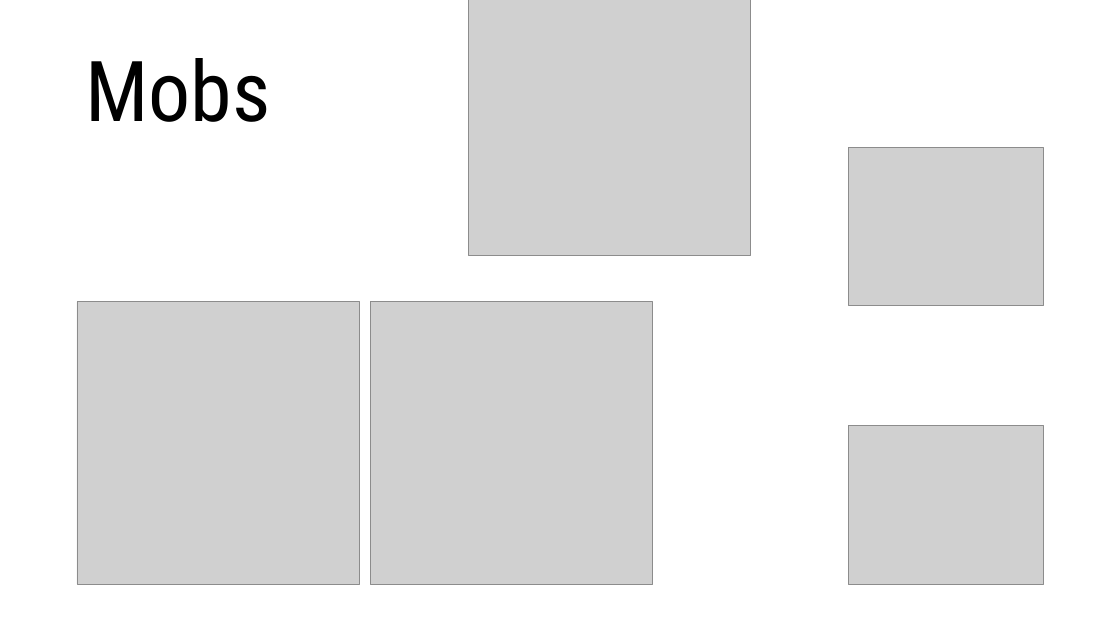
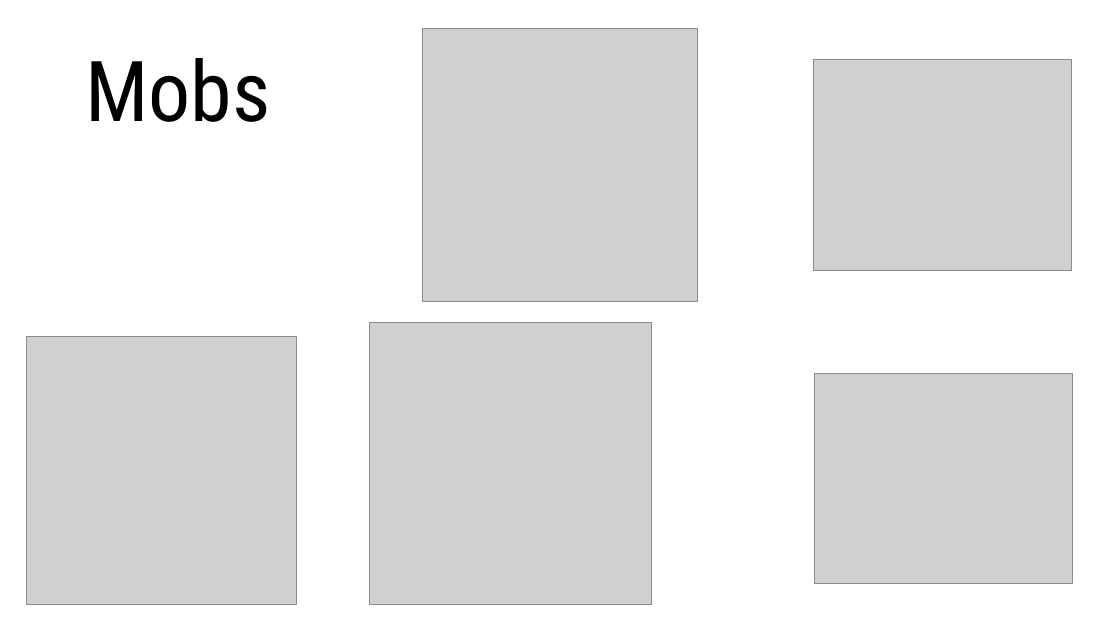
Before and after one commit to Slakstins/JetPackJoust, a slide deck: slide 4 of Presentation.pptx. Drawn at 1120x630 pixels with LibreOffice and Linux fonts; fonts in the diff are those of the drawing; grey boxes stand for pictures. Boxes give left, top, right and bottom in pixels: in the first picture for what was removed or moved away, otherwise in the second. Text is boxed around its words. In the diff, an @@ line names an element or a change of style, - is before the commit and + after.

Commit message:
updated presentation

```diff
--- a/Presentation.pptx
+++ b/Presentation.pptx
@@ picture: place and size @@
-picture at <box>469,0,751,255</box>
+picture at <box>423,28,697,302</box>
@@ picture added at <box>814,60,1072,271</box> @@
@@ picture removed at <box>849,147,1044,306</box> @@
@@ picture: place and size @@
-picture at <box>371,302,653,584</box>
+picture at <box>370,323,652,605</box>
@@ picture: place and size @@
-picture at <box>77,302,360,584</box>
+picture at <box>26,336,296,605</box>
@@ picture: place and size @@
-picture at <box>849,425,1044,584</box>
+picture at <box>814,373,1072,584</box>
```
Also in this commit, not shown: 1 other slide changed, 1 slide added, 1 slide removed.
